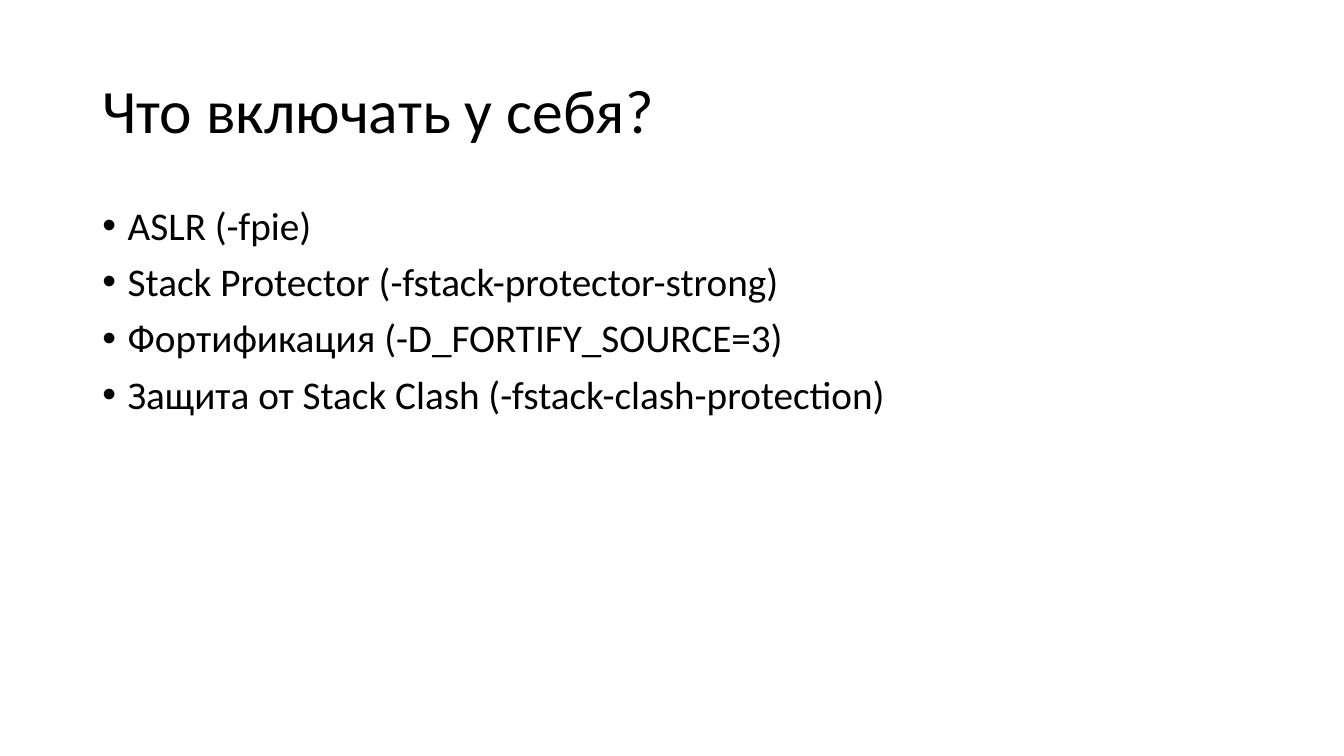
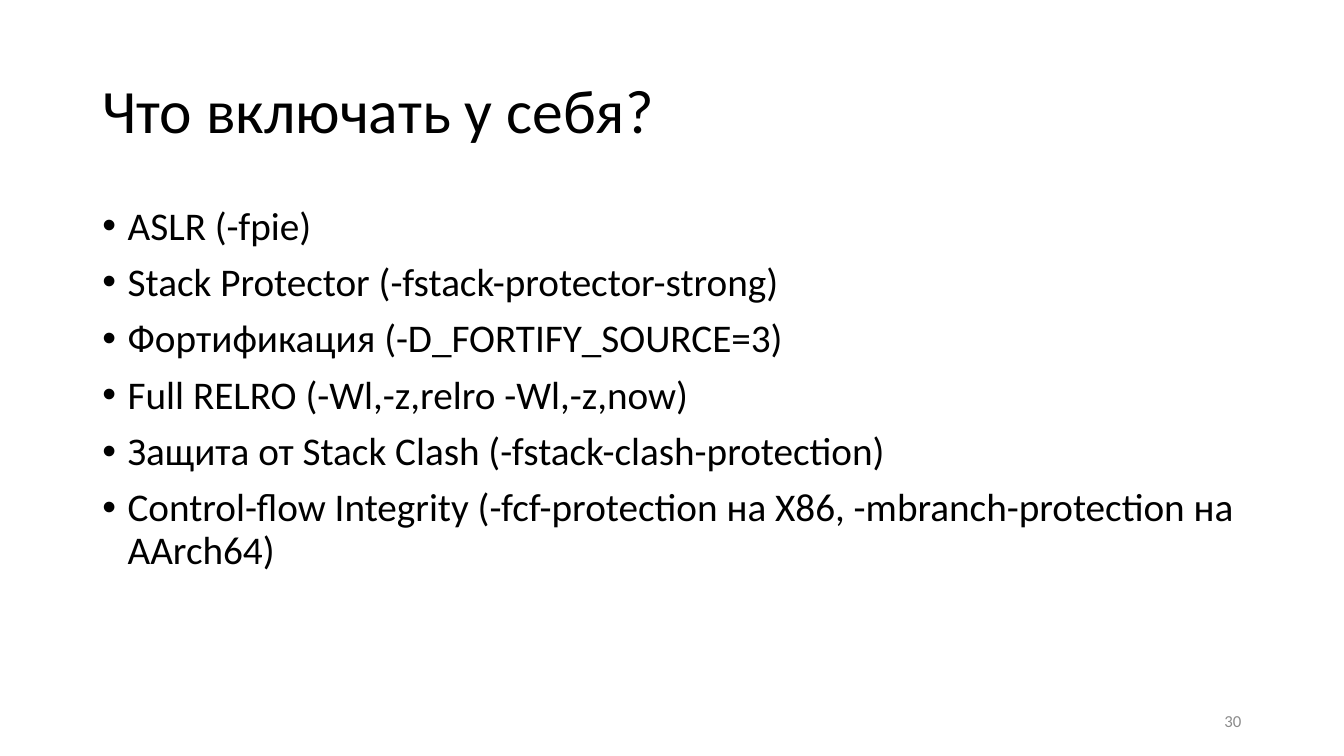
Before and after one commit to yugr/slides, a slide deck: slide 30 of CppZeroCost/2025/Rusyaev/hardening_v1.pptx (slide 13 before the commit). Drawn at 1344x756 pixels with LibreOffice and Linux fonts; fonts in the diff are those of the drawing. Boxes give left, top, right and bottom in pixels: in the first picture for what was removed or moved away, otherwise in the second. Text is boxed around its words. In the diff, an @@ line names an element or a change of style, - is before the commit and + after.

```diff
--- a/CppZeroCost/2025/Rusyaev/hardening_v1.pptx
+++ b/CppZeroCost/2025/Rusyaev/hardening_v1.pptx
@@ text at (128, 380, 688, 415): paragraph added @@
+• Full RELRO (-Wl,-z,relro -Wl,-z,now)
@@ text at (128, 492, 1234, 570): paragraph added @@
+• Control-flow Integrity (-fcf-protection на X86, -mbranch-protection на AArch64)
@@ page number added at (1224, 716, 1241, 727), 12 pt, text #8C8C8C @@
+30
```
Also in this commit, not shown: 27 other slides changed, 2 slides added, 1 other file.
